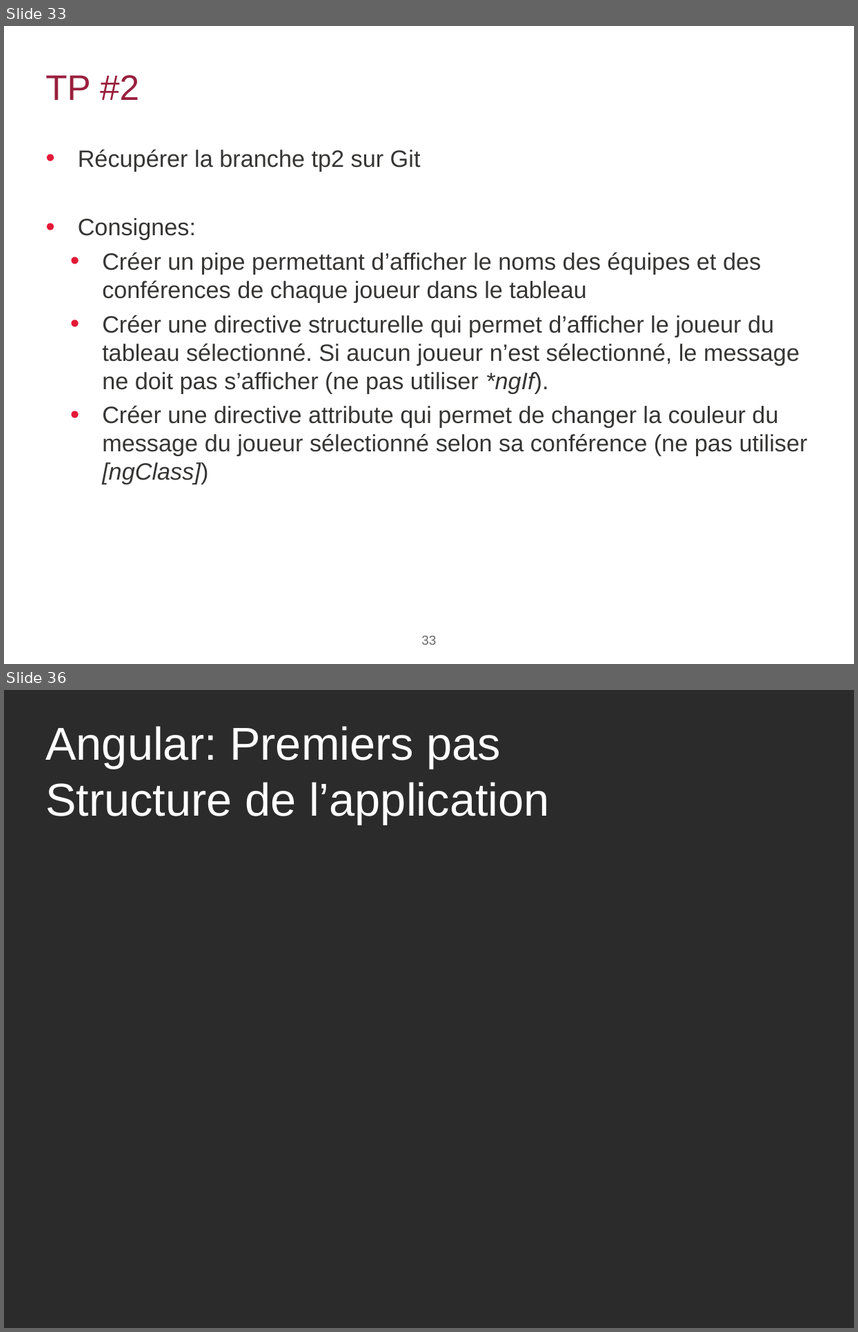
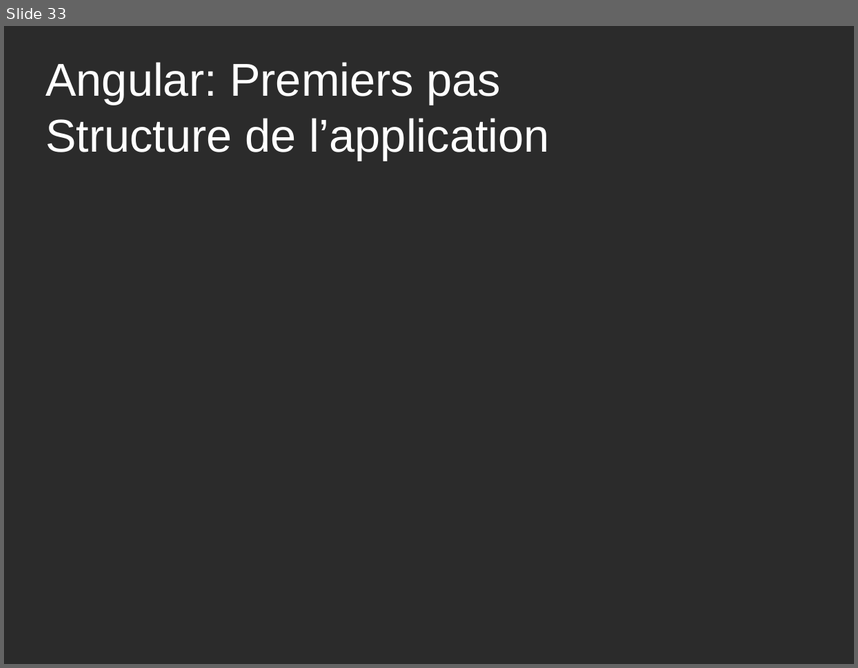
Before and after one commit to agaudichon/CGI-formation-Angular, a slide deck: docs/Formation_Angular_002_Premiers-pas.pptx. Shown one above the other, each under a label of ours: slides 33 and 36 before the commit, slide 33 after it; the slides between them are not shown. The pictures are 858x1332 and 858x668 pixels, drawn with LibreOffice and Linux fonts; fonts in the diff are those of the drawing; background and template pictures are left out; a plain dark background stands for a picture behind light text. Boxes give left, top, right and bottom in pixels: in the first picture for what was removed or moved away, otherwise in the second. Text is boxed around its words. In the diff, an @@ line names an element or a change of style, - is before the commit and + after.

```diff
--- a/docs/Formation_Angular_002_Premiers-pas.pptx
+++ b/docs/Formation_Angular_002_Premiers-pas.pptx
@@ slide 33 removed at bbox=[4, 26, 854, 664], background #FFFFFF @@
@@ title removed at bbox=[45, 75, 139, 100] @@
-TP #2
@@ text removed at bbox=[78, 149, 808, 484] @@
-• Récupérer la branche tp2 sur Git
-• Consignes:
-  • Créer un pipe permettant d’afficher le noms des équipes et des conférences de chaque joueur dans le tableau
-  • Créer une directive structurelle qui permet d’afficher le joueur du tableau sélectionné. Si aucun joueur n’est sélectionné, le message ne doit pas s’afficher (ne pas utiliser *ngIf).
-  • Créer une directive attribute qui permet de changer la couleur du message du joueur sélectionné selon sa conférence (ne pas utiliser [ngClass])
@@ page number removed at bbox=[421, 635, 436, 644] @@
-33
@@ what was slide 36 is now slide 33 @@
```
Also in this commit, not shown: 2 slides changed, 1 slide added, 3 other slides removed, 2 other files.
